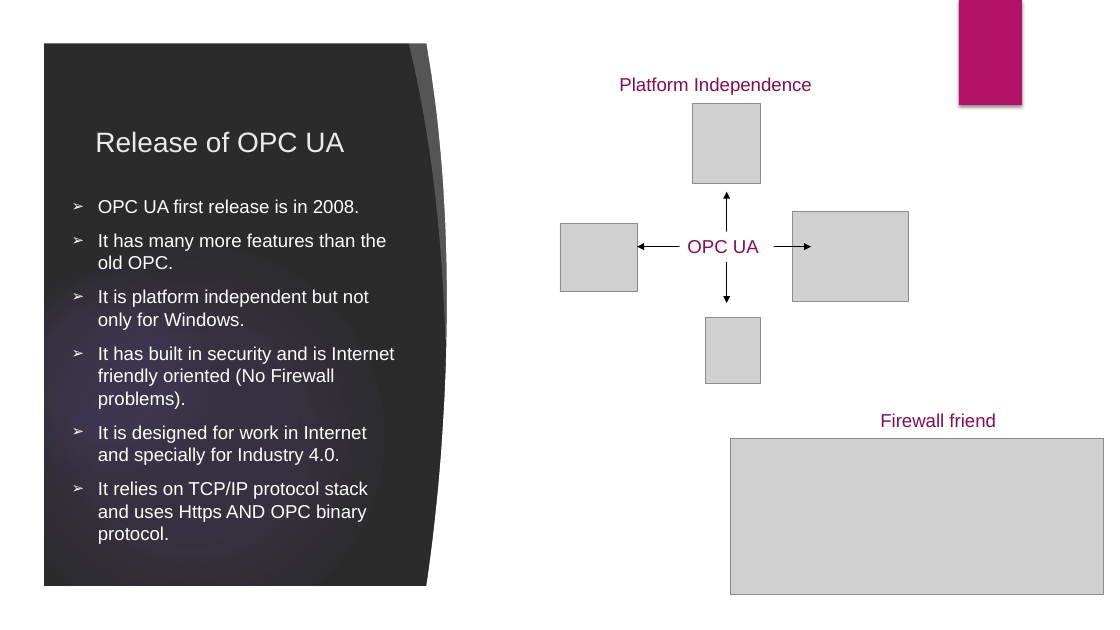
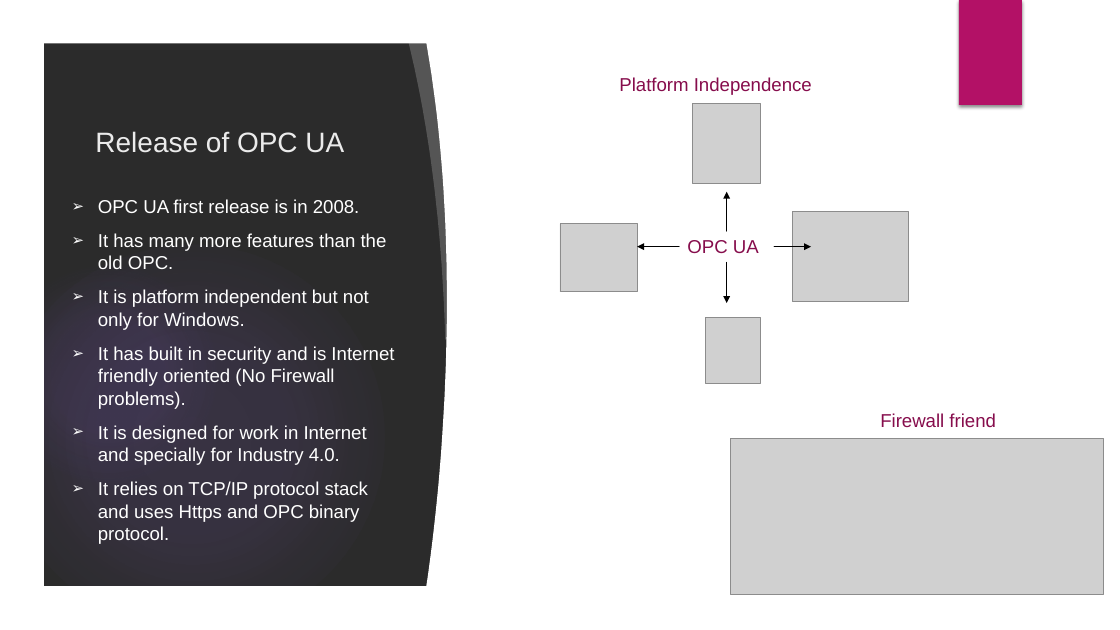
Before and after one commit to velizar92/TSK_Presentations, a slide deck: slide 5 of OPC UA and Industry 4.0.pptx. Drawn at 1120x630 pixels with LibreOffice and Linux fonts; fonts in the diff are those of the drawing; grey boxes stand for pictures; background and template pictures are left out; a plain dark background stands for a picture behind light text. Boxes give left, top, right and bottom in pixels: in the first picture for what was removed or moved away, otherwise in the second. Text is boxed around its words. In the diff, an @@ line names an element or a change of style, - is before the commit and + after.

Commit message:
Last updates

```diff
--- a/OPC UA and Industry 4.0.pptx
+++ b/OPC UA and Industry 4.0.pptx
@@ text at (98,481,368,544): text changed @@
-➢ It relies on TCP/IP protocol stack and uses Https AND OPC binary protocol.
+➢ It relies on TCP/IP protocol stack and uses Https and OPC binary protocol.
```
Also in this commit, not shown: 3 other slides changed, 5 slides added.
